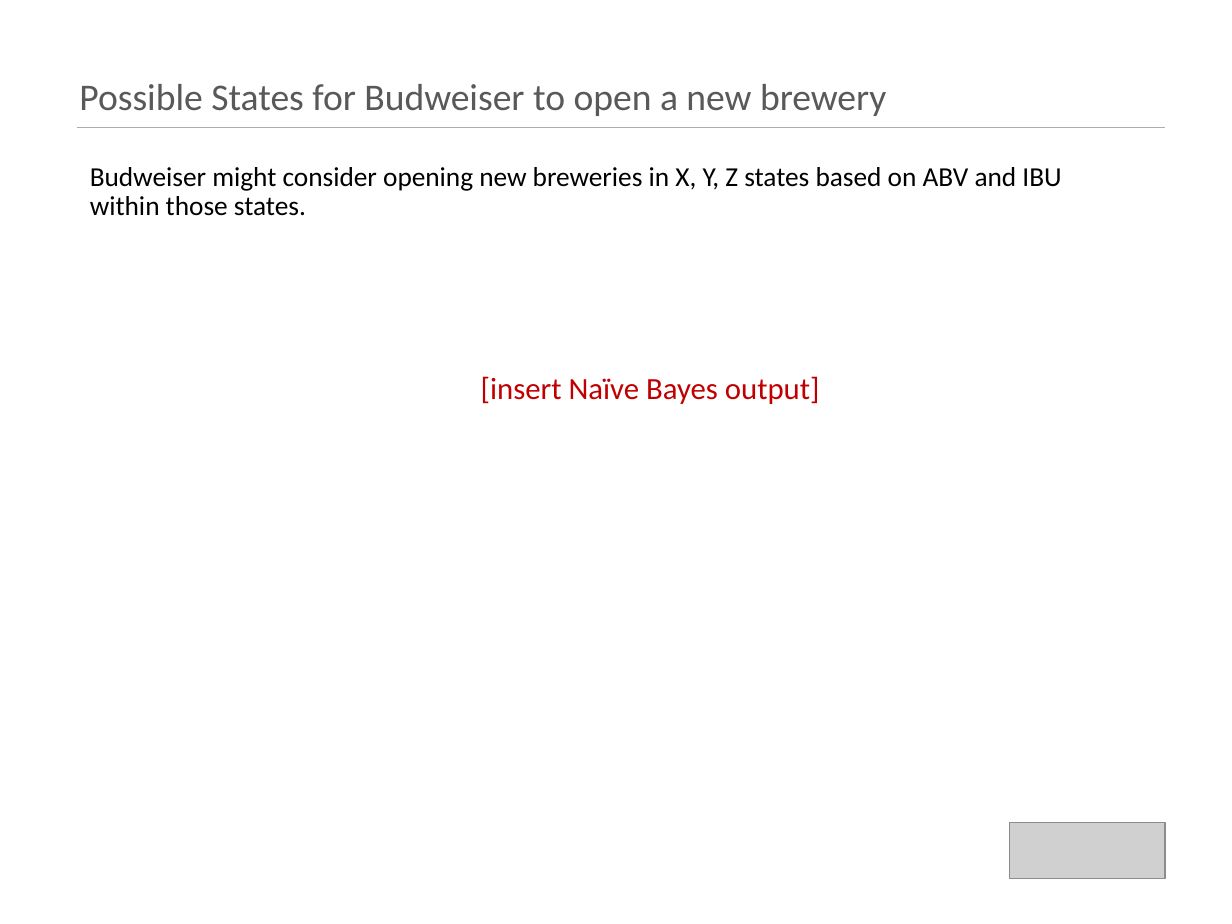
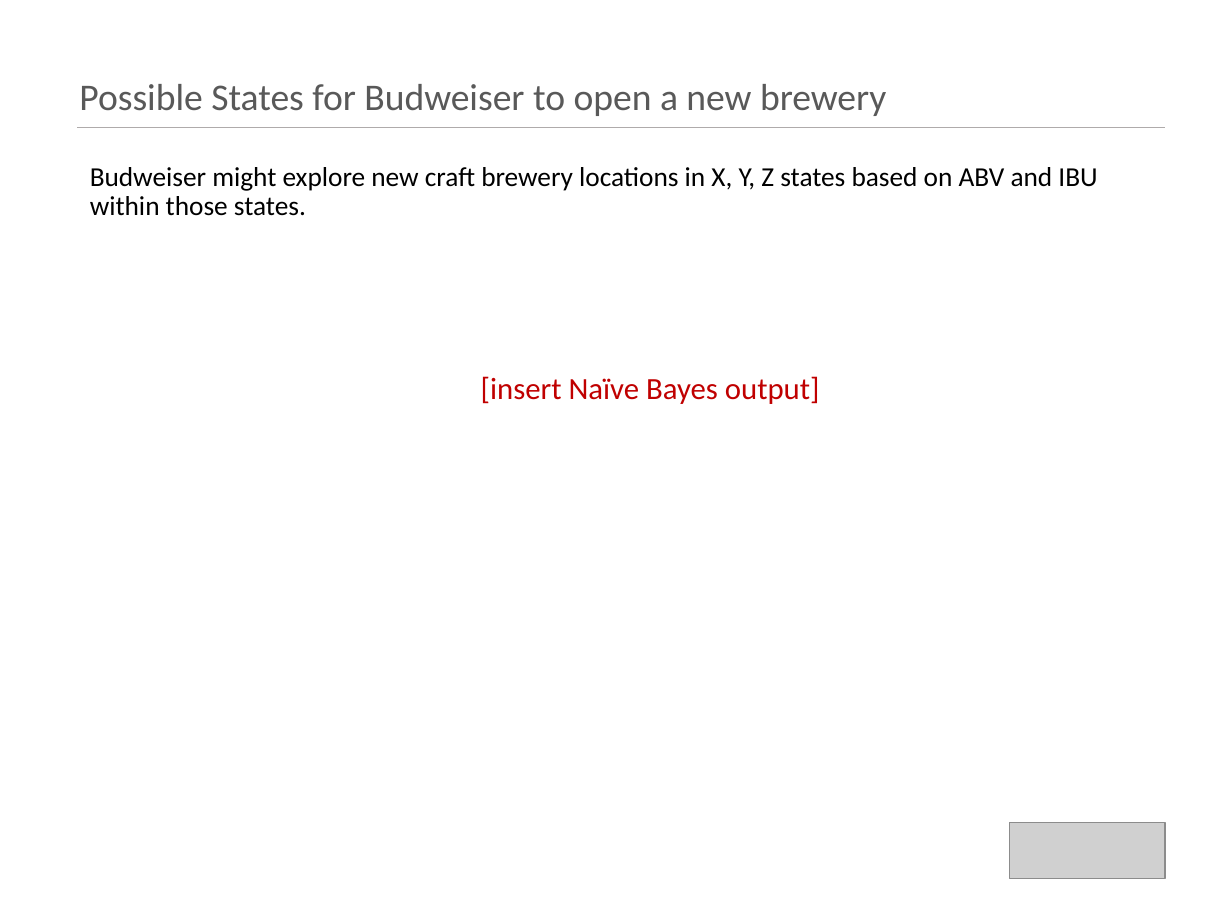
Before and after one commit to kristxh/6306-CaseStudy1-Beer, a slide deck: slide 15 of case_study_1_budweiser.pptx. Drawn at 1232x924 pixels with LibreOffice and Linux fonts; fonts in the diff are those of the drawing; grey boxes stand for pictures. Boxes give left, top, right and bottom in pixels: in the first picture for what was removed or moved away, otherwise in the second. Text is boxed around its words. In the diff, an @@ line names an element or a change of style, - is before the commit and + after.

```diff
--- a/case_study_1_budweiser.pptx
+++ b/case_study_1_budweiser.pptx
@@ text at [90, 167, 1097, 216]: text changed @@
-Budweiser might consider opening new breweries in X, Y, Z states based on ABV and IBU within those states.
+Budweiser might explore new craft brewery locations in X, Y, Z states based on ABV and IBU within those states.
```
Also in this commit, not shown: 2 other slides changed, 3 other files.
